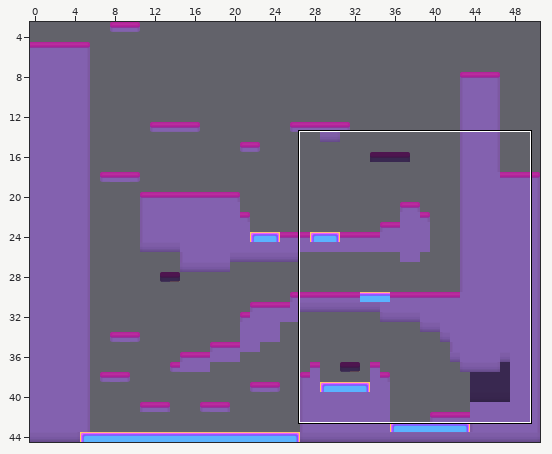
Two versions of a level (Tiled map, GXPEngine2023c/GXPEngine/bin/Debug/Level 2.tmx). Above, an overview of the earlier version with the close-up marked.
Close-up. Old version:
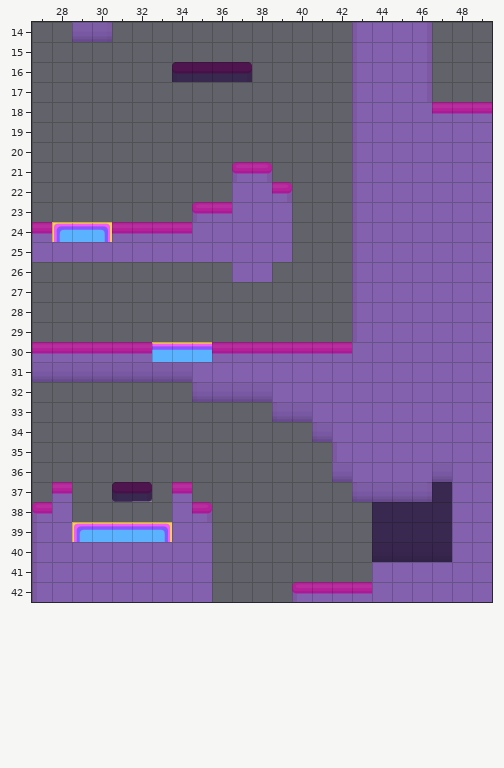
Cells are 64x64 px. Shown: x 27..49, y 14..42. The commit also changed other parts of the map, which this record leaves out.
The result:
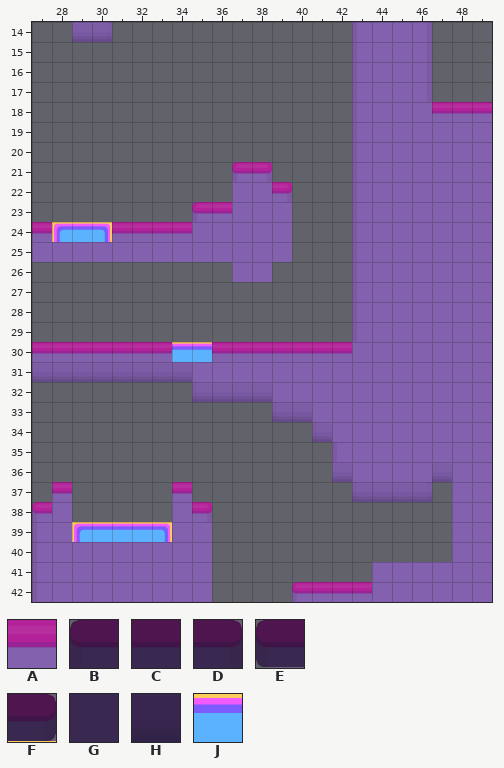
Key: from "Tileset": A 4, B 6, C 7, D 8, E 9, F 11, G 16, H 25, J 34.
_ is an empty cell.
Diff:
{"where": "layer \"TileLayer\""}
{"y":16,"x":34,"old":"BCCD","new":"____"}
{"y":30,"x":33,"old":"J","new":"A"}
{"y":37,"x":31,"old":"EF","new":"__"}
{"y":37,"x":47,"old":"G","new":"_"}
{"y":38,"x":44,"old":"GGGG","new":"____"}
{"y":39,"x":44,"old":"GGGG","new":"____"}
{"y":40,"x":44,"old":"HHHH","new":"____"}
{"label":"removed","picture_box":[172,62,252,82]}
{"label":"changed","picture_box":[152,342,172,362]}
{"label":"removed","picture_box":[112,482,152,502]}
{"label":"removed","picture_box":[372,482,452,562]}
